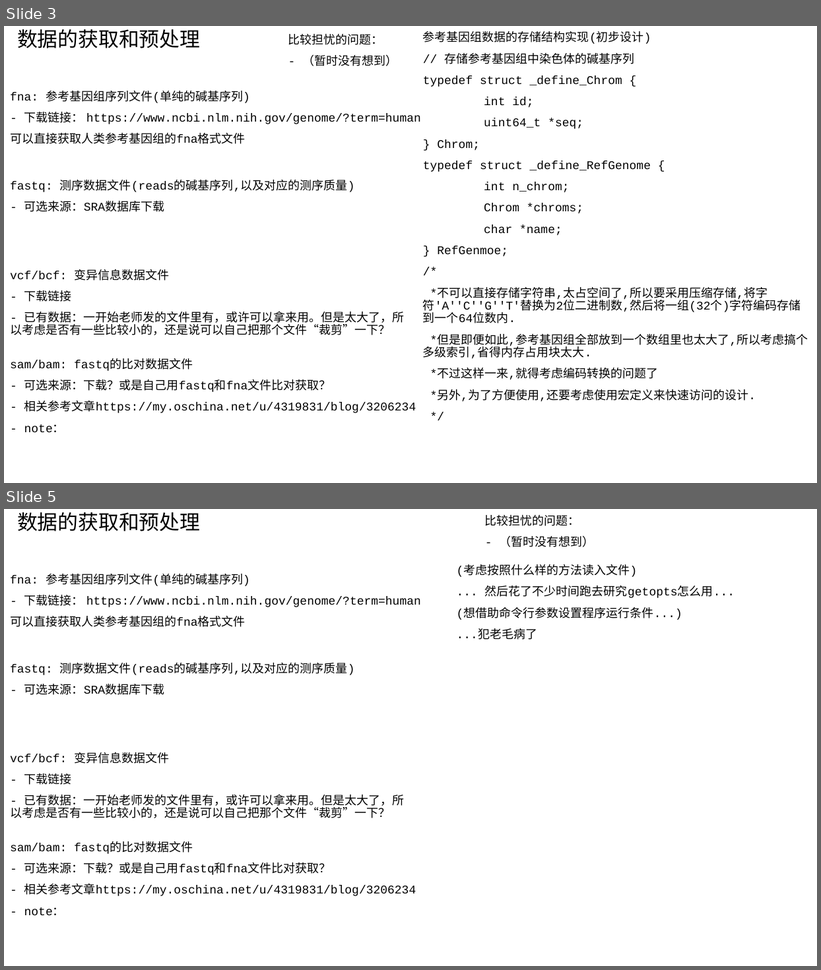
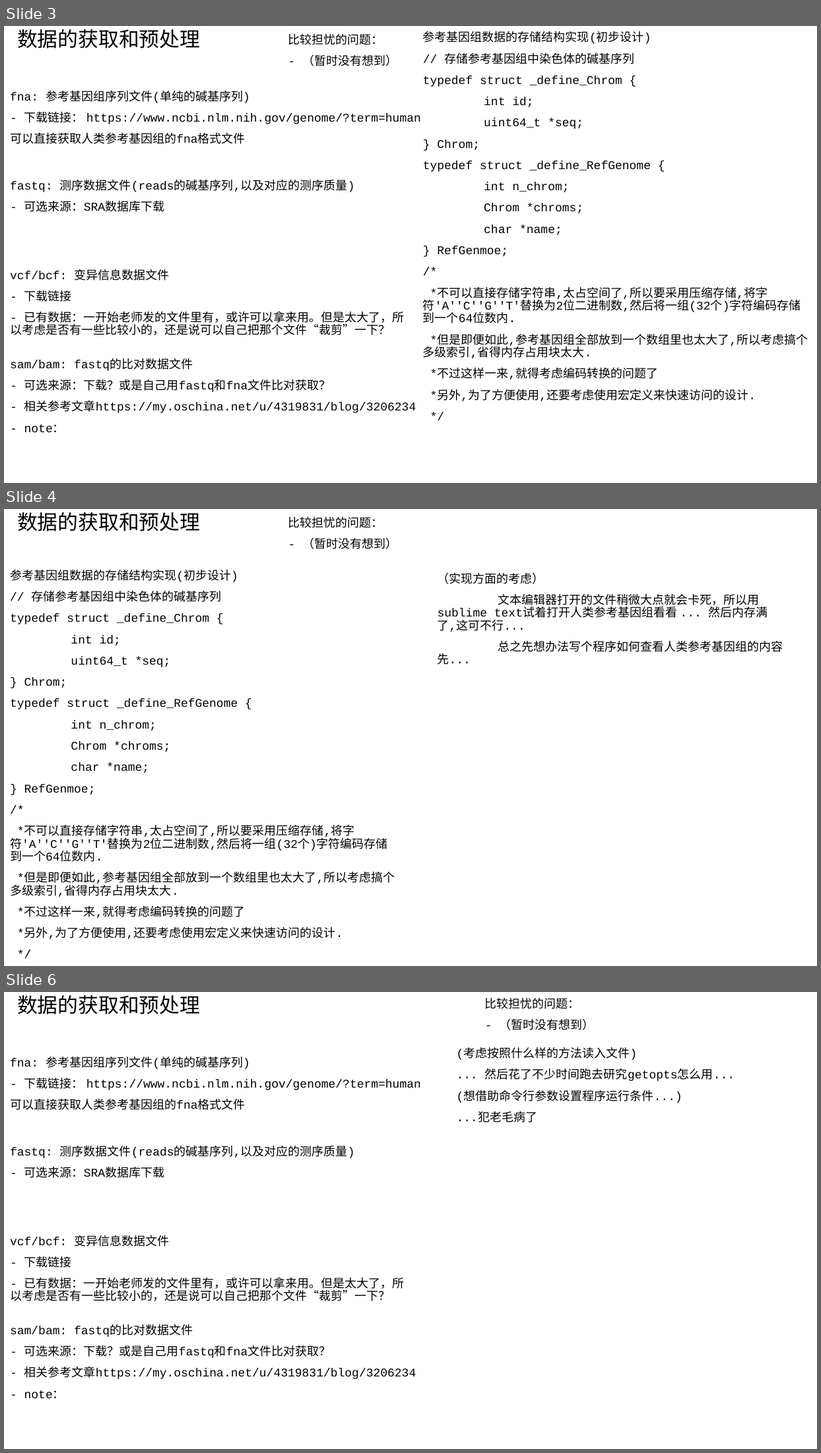
Before and after one commit to AtoshDustosh/thesis-project, a slide deck: THE project/design/project design.odp. Shown one above the other, each under a label of ours: slides 3 and 5 before the commit, slides 3, 4 and 6 after it; the slides between them are not shown. The pictures are 821x970 and 821x1453 pixels, drawn with LibreOffice and Linux fonts; fonts in the diff are those of the drawing. Boxes give left, top, right and bottom in pixels: in the first picture for what was removed or moved away, otherwise in the second. Text is boxed around its words. In the diff, an @@ line names an element or a change of style, - is before the commit and + after.

```diff
--- a/THE project/design/project design.odp
+++ b/THE project/design/project design.odp
@@ slide 4 added at bbox=[4, 509, 817, 966], background #FFFFFF @@
@@ subtitle added at bbox=[17, 512, 200, 531], 24 pt, text #000000 @@
+数据的获取和预处理
@@ text added at bbox=[288, 517, 397, 549], 14 pt, text #000000 @@
+比较担忧的问题：
+- （暂时没有想到）
@@ text added at bbox=[10, 570, 395, 940], 14 pt, text #000000 @@
+参考基因组数据的存储结构实现(初步设计)
+// 存储参考基因组中染色体的碱基序列
+typedef struct _define_Chrom {
+int id;
+uint64_t *seq;
+} Chrom;
+typedef struct _define_RefGenome {
+int n_chrom;
+Chrom *chroms;
+char *name;
+} RefGenmoe;
+/*
+*不可以直接存储字符串,太占空间了,所以要采用压缩存储,将字符'A''C''G''T'替换为2位二进制数,然后将一组(32个)字符编码存储到一个64位数内.
+*但是即便如此,参考基因组全部放到一个数组里也太大了,所以考虑搞个多级索引,省得内存占用块太大.
+*不过这样一来,就得考虑编码转换的问题了
+*另外,为了方便使用,还要考虑使用宏定义来快速访问的设计.
+*/
@@ text added at bbox=[438, 572, 783, 652], 14 pt, text #000000 @@
+（实现方面的考虑）
+文本编辑器打开的文件稍微大点就会卡死，所以用sublime text试着打开人类参考基因组看看 ... 然后内存满了,这可不行...
+总之先想办法写个程序如何查看人类参考基因组的内容先...
@@ what was slide 5 is now slide 6 @@
```
Also in this commit, not shown: 1 slide changed, 17 other files.
